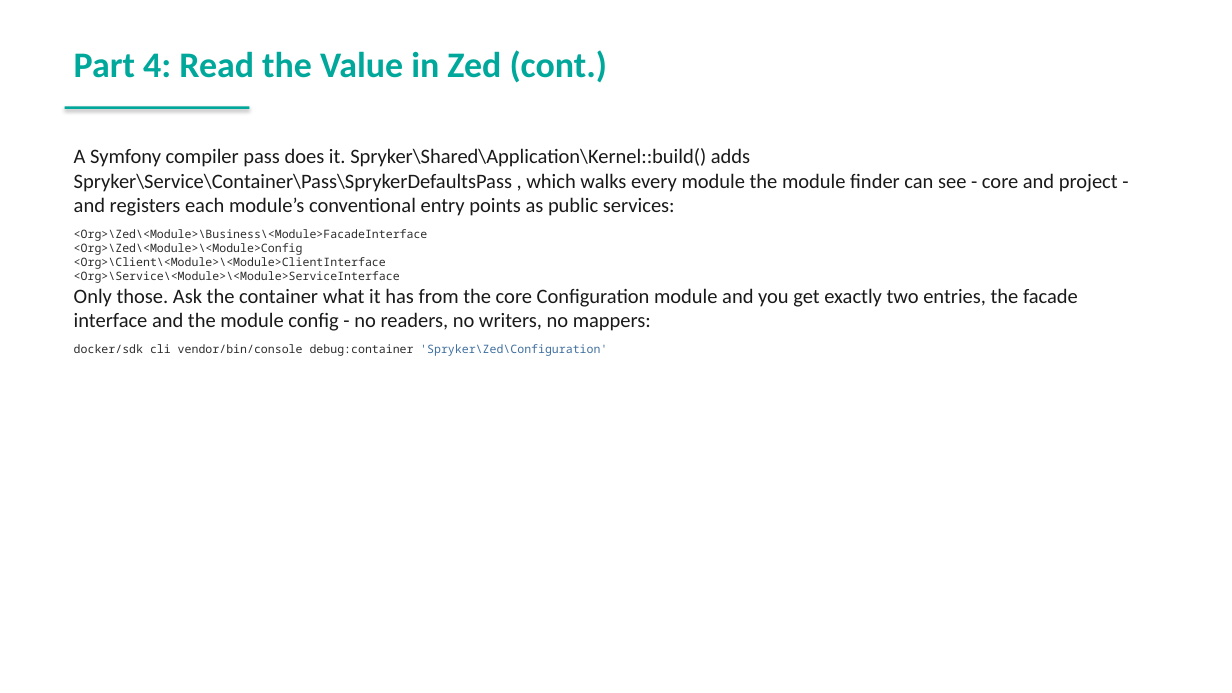
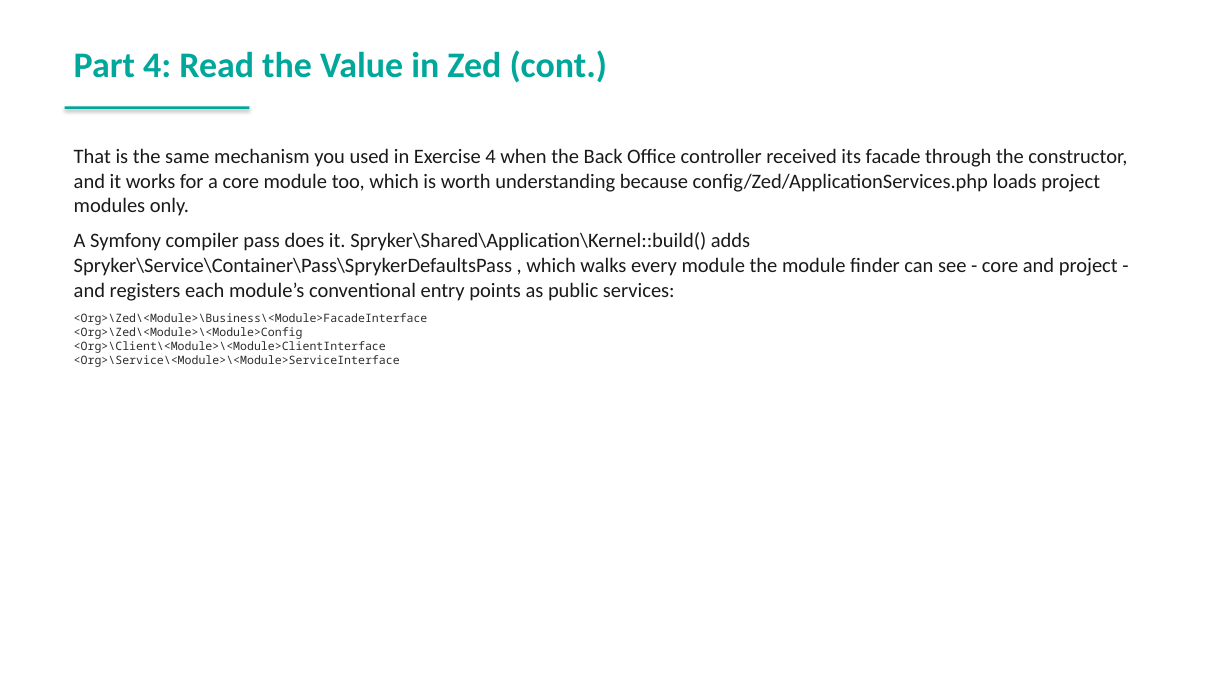
Before and after one commit to spryker-academy/instructor-exercises, a slide deck: slide 186 of guides-pptx/spryker-academy-fundamental.pptx (slide 185 before the commit). Drawn at 1232x693 pixels with LibreOffice and Linux fonts; fonts in the diff are those of the drawing. Boxes give left, top, right and bottom in pixels: in the first picture for what was removed or moved away, otherwise in the second. Text is boxed around its words. In the diff, an @@ line names an element or a change of style, - is before the commit and + after.

```diff
--- a/guides-pptx/spryker-academy-fundamental.pptx
+++ b/guides-pptx/spryker-academy-fundamental.pptx
@@ text at (74,148,1127,216): paragraph added @@
+That is the same mechanism you used in Exercise 4 when the Back Office controller received its facade through the constructor, and it works for a core module too, which is worth understanding because config/Zed/ApplicationServices.php loads project modules only.
@@ text at (74,288,1078,356): paragraphs removed @@
-Only those. Ask the container what it has from the core Configuration module and you get exactly two entries, the facade interface and the module config - no readers, no writers, no mappers:
-docker/sdk cli vendor/bin/console debug:container 'Spryker\Zed\Configuration'
```
Also in this commit, not shown: 10 other slides changed, 2 slides added, 18 other files.
